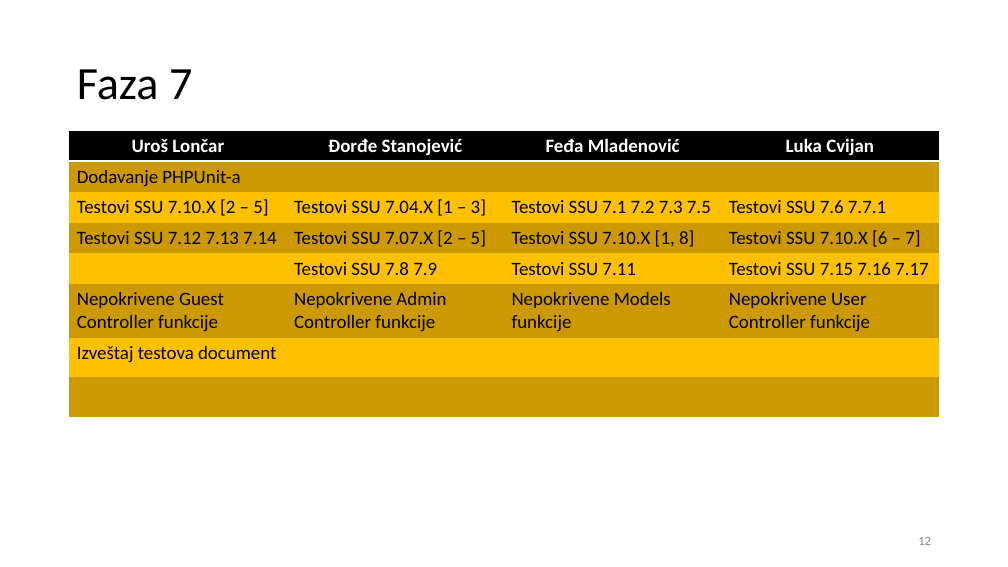
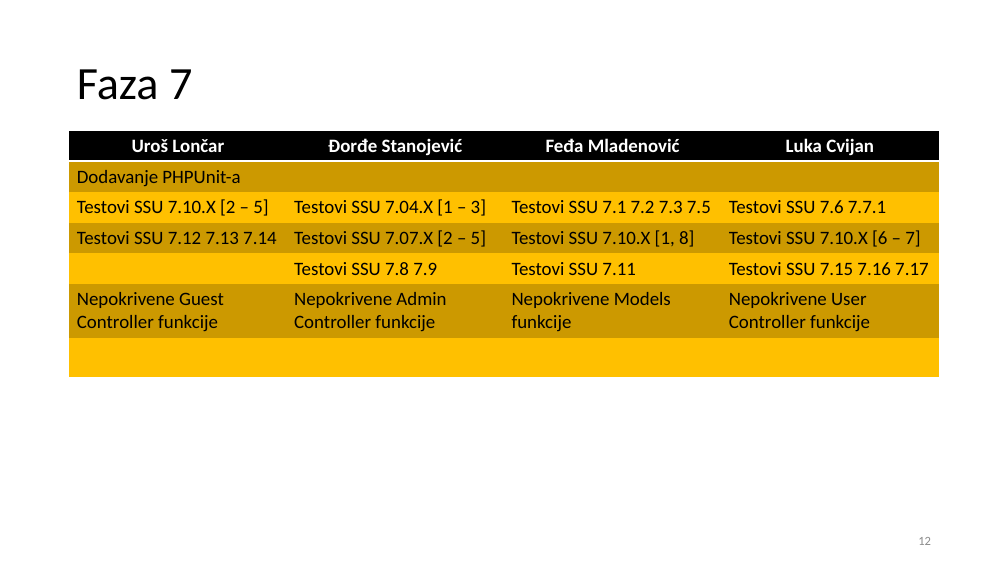
Before and after one commit to RenatusRS/FLUDJ-Net, a slide deck: slide 12 of FLUDJ Net.pptx. Drawn at 1008x567 pixels with LibreOffice and Linux fonts; fonts in the diff are those of the drawing; background and template pictures are left out. Boxes give left, top, right and bottom in pixels: in the first picture for what was removed or moved away, otherwise in the second. Text is boxed around its words. In the diff, an @@ line names an element or a change of style, - is before the commit and + after.

```diff
--- a/FLUDJ Net.pptx
+++ b/FLUDJ Net.pptx
@@ table at (70, 131, 941, 377) @@
-row 7: Izveštaj testova document |  |  | 
```
Also in this commit, not shown: 3 other slides changed, 2 other files.
